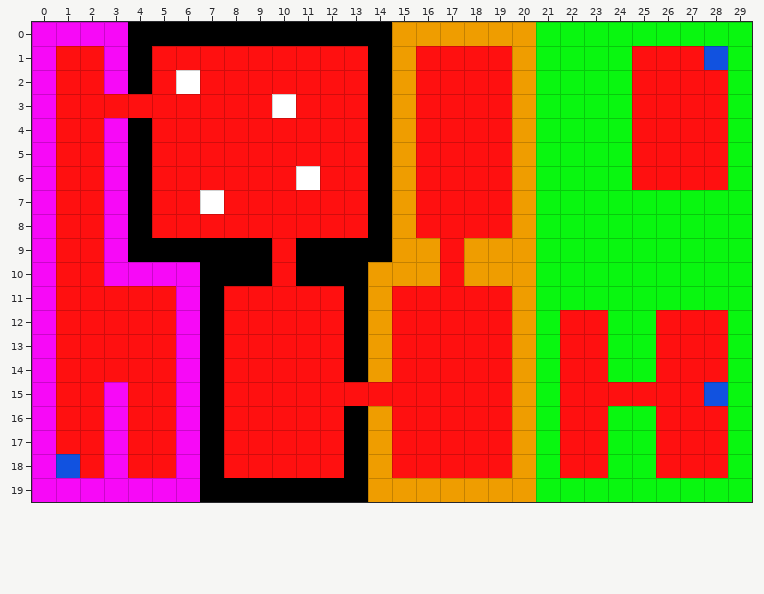
Level history. Tiled map: assets/data/testMap1.tmx. Above: the version before the commit.
Cells are 32x32 px. Shown: x 0..29, y 0..19.
After:
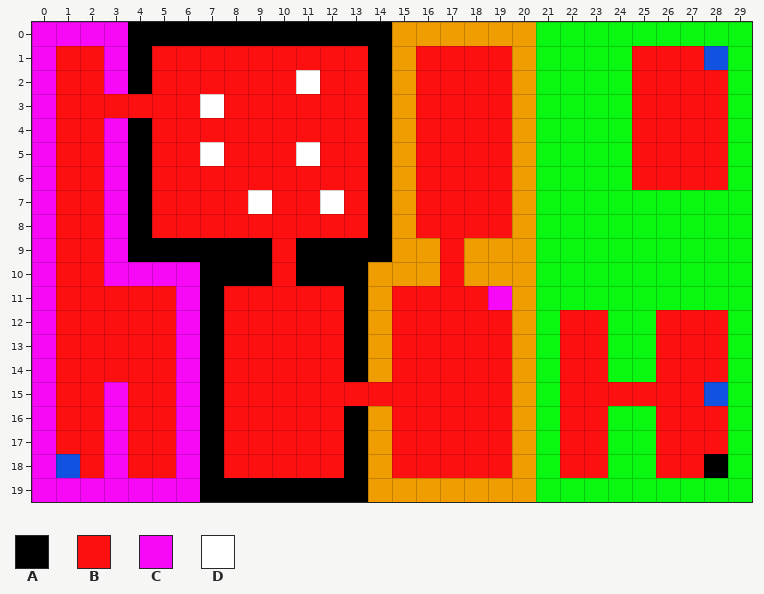
Key: from "testtiles2": A 0, B 4, C 6, D 7.
_ is an empty cell.
The edit:
Layer "ground":
Tile B gives way to tile A in row 18 at x 28.
Tile B gives way to tile C in row 11 at x 19.
Layer "moveable blocks":
The edit adds tile D in row 2 at x 11; in row 3 at x 7; in row 5 at x 7 and 11; in row 7 at x 9 and 12.
Tile D is gone in row 2 at x 6; in row 3 at x 10; in row 6 at x 11; in row 7 at x 7.
Pixel boxes of the changes (left, top, right, bottom) in both pictures:
changed: (176, 70, 224, 118)
changed: (272, 70, 320, 118)
added: (200, 142, 224, 166)
changed: (296, 142, 344, 214)
removed: (200, 190, 224, 214)
added: (248, 190, 272, 214)
changed: (488, 286, 512, 310)
changed: (704, 454, 728, 478)
